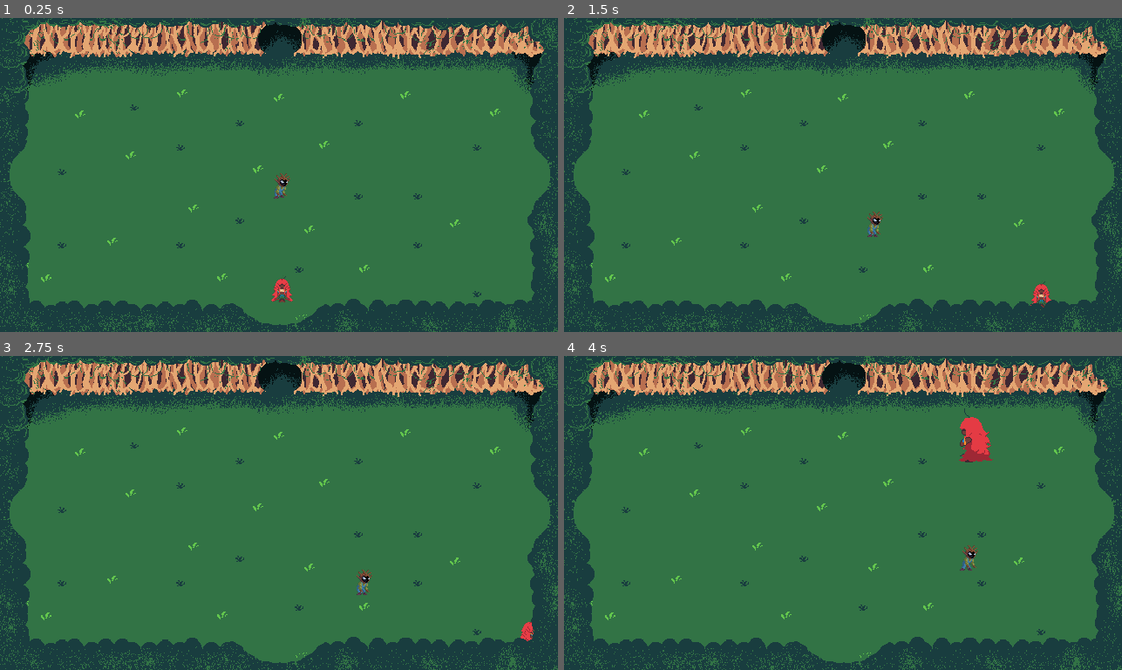
Above: before the commit, frames 1-4 (two rows, left to right).
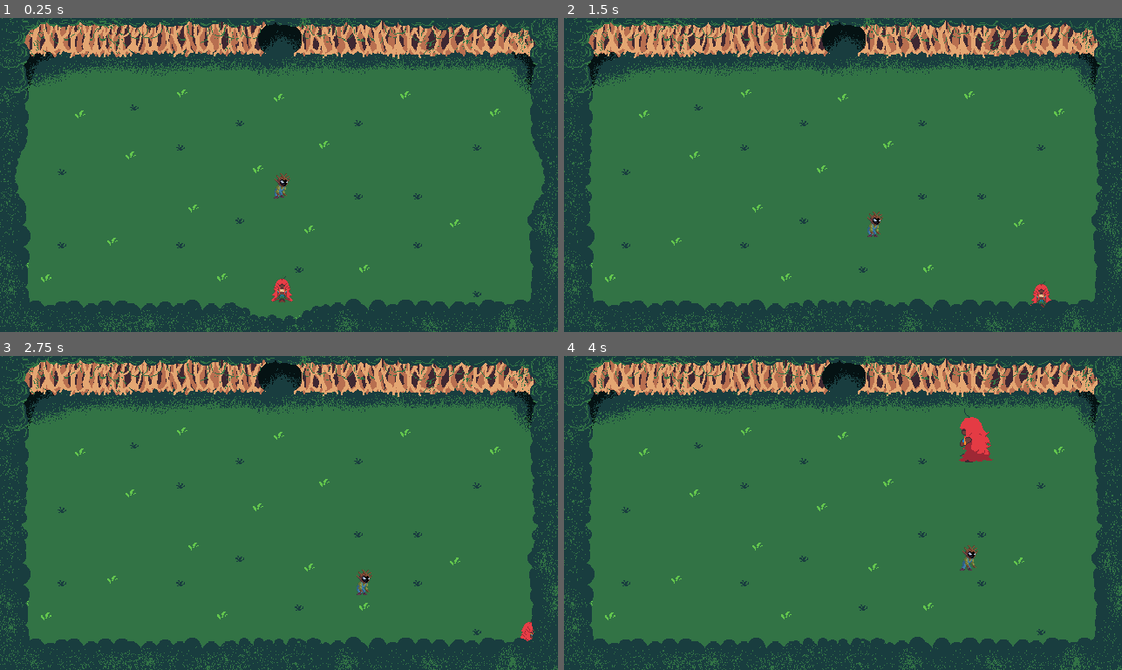
Above: after the commit, the same moments.

Repository: SamuelMTL/AmazonProject
Game: Godot game, scene res://scenes/Dungeons/dungeon.tscn
The game is run twice, just before and just after one commit, with the same random seed, the same clock (stepped at 60 frames per second) and the same inputs. This scene is started directly instead of the project's main scene. Sound files missing from this copy of the repository are replaced by a short silence.
Inputs (mouse positions are in pixels of both pictures, inside the frame that each line leads up to):
- Up to frame 1 (0.25 s): no input
- Up to frame 2 (1.5 s): move the mouse to (965, 159) at 0.52 s; hold Right (ui_right) 0.53-1.28 s; tap R (BoitataPower) at 0.6 s; move the mouse to (731, 190) at 1.27 s; hold Down (ui_down) from 1.28 s (still down); tap Q (CurupiraPower) at 1.35 s
- Up to frame 3 (2.75 s): move the mouse to (334, 443) at 2.02 s; release Down (ui_down) at 2.03 s; hold Right (ui_right) from 2.03 s (still down); tap H (Habilidades) at 2.1 s
- Up to frame 4 (4 s): move the mouse to (815, 575) at 2.77 s; release Right (ui_right) at 2.78 s; hold Up (ui_up) 2.78-3.53 s; tap E (IaraPower) at 2.85 s; move the mouse to (1010, 560) at 3.52 s; hold Left (ui_left) from 3.53 s (still down); click (1010, 560) at 3.6 s

The runs differ from the first frame. In frame 1, 0.8% of the frame differs, in the area x 1-99%, y 1-99%; in frame 2, 1.8%; in frame 3, 1.8%; in frame 4, 1.8%, in the area x 1-99%, y 2-99%.

Commit message:
animacoes das portas fechando adicionadas

Diff:
--- a/amazonproject/Scenes/Dungeons/MataDaTerraFirme/DungeonRoomMTF.tscn
+++ b/amazonproject/Scenes/Dungeons/MataDaTerraFirme/DungeonRoomMTF.tscn
@@ -1,7 +1,11 @@
-[gd_scene load_steps=11 format=3 uid="uid://ch6f2cdviwd7t"]
+[gd_scene load_steps=33 format=3 uid="uid://ch6f2cdviwd7t"]
 
 [ext_resource type="Texture2D" uid="uid://c02thxopc3ysg" path="res://assets/dungeon/Dungeon.png" id="1_7k1yu"]
+[ext_resource type="Script" path="res://Scenes/Dungeons/MataDaTerraFirme/dungeon_room_mtf.gd" id="1_45ccn"]
 [ext_resource type="Texture2D" uid="uid://bu3kb2sn1vosl" path="res://assets/dungeon/DungeonTopo.png" id="2_na5pi"]
+[ext_resource type="Texture2D" uid="uid://cpfqemgkq6wwc" path="res://assets/dungeon/dungeonSpriteSheets/Dungeon-Sheet-Bottom-door-Sheet.png" id="3_ju5qh"]
+[ext_resource type="Texture2D" uid="uid://dgjyfiwwa342n" path="res://assets/dungeon/dungeonSpriteSheets/Dungeon_sheet_left-door-Sheet.png" id="4_dx2im"]
+[ext_resource type="Texture2D" uid="uid://dijp4r3ysl0u7" path="res://assets/dungeon/dungeonSpriteSheets/Dungeon_sheet_right-door-Sheet.png" id="5_qvjs7"]
 
 [sub_resource type="RectangleShape2D" id="RectangleShape2D_bsgqi"]
 size = Vector2(293, 36)
@@ -27,7 +31,137 @@
 [sub_resource type="RectangleShape2D" id="RectangleShape2D_m5fh7"]
 size = Vector2(24.5, 82)
 
+[sub_resource type="AtlasTexture" id="AtlasTexture_ngbtd"]
+atlas = ExtResource("3_ju5qh")
+region = Rect2(2560, 0, 640, 64)
+
+[sub_resource type="AtlasTexture" id="AtlasTexture_lgi1g"]
+atlas = ExtResource("3_ju5qh")
+region = Rect2(1920, 0, 640, 64)
+
+[sub_resource type="AtlasTexture" id="AtlasTexture_p2mkn"]
+atlas = ExtResource("3_ju5qh")
+region = Rect2(1280, 0, 640, 64)
+
+[sub_resource type="AtlasTexture" id="AtlasTexture_optwy"]
+atlas = ExtResource("3_ju5qh")
+region = Rect2(640, 0, 640, 64)
+
+[sub_resource type="AtlasTexture" id="AtlasTexture_5tbc7"]
+atlas = ExtResource("3_ju5qh")
+region = Rect2(0, 0, 640, 64)
+
+[sub_resource type="SpriteFrames" id="SpriteFrames_ukau3"]
+animations = [{
+"frames": [{
+"duration": 1.0,
+"texture": SubResource("AtlasTexture_ngbtd")
+}, {
+"duration": 1.0,
+"texture": SubResource("AtlasTexture_lgi1g")
+}, {
+"duration": 1.0,
+"texture": SubResource("AtlasTexture_p2mkn")
+}, {
+"duration": 1.0,
+"texture": SubResource("AtlasTexture_optwy")
+}, {
+"duration": 1.0,
+"texture": SubResource("AtlasTexture_5tbc7")
+}],
+"loop": false,
+"name": &"bottomDoor",
+"speed": 5.0
+}]
+
+[sub_resource type="AtlasTexture" id="AtlasTexture_d17pd"]
+atlas = ExtResource("4_dx2im")
+region = Rect2(256, 0, 64, 320)
+
+[sub_resource type="AtlasTexture" id="AtlasTexture_fe878"]
+atlas = ExtResource("4_dx2im")
+region = Rect2(192, 0, 64, 320)
+
+[sub_resource type="AtlasTexture" id="AtlasTexture_svwak"]
+atlas = ExtResource("4_dx2im")
+region = Rect2(128, 0, 64, 320)
+
+[sub_resource type="AtlasTexture" id="AtlasTexture_nn38k"]
+atlas = ExtResource("4_dx2im")
+region = Rect2(64, 0, 64, 320)
+
+[sub_resource type="AtlasTexture" id="AtlasTexture_2l5yg"]
+atlas = ExtResource("4_dx2im")
+region = Rect2(0, 0, 64, 320)
+
+[sub_resource type="SpriteFrames" id="SpriteFrames_fkc7x"]
+animations = [{
+"frames": [{
+"duration": 1.0,
+"texture": SubResource("AtlasTexture_d17pd")
+}, {
+"duration": 1.0,
+"texture": SubResource("AtlasTexture_fe878")
+}, {
+"duration": 1.0,
+"texture": SubResource("AtlasTexture_svwak")
+}, {
+"duration": 1.0,
+"texture": SubResource("AtlasTexture_nn38k")
+}, {
+"duration": 1.0,
+"texture": SubResource("AtlasTexture_2l5yg")
+}],
+"loop": false,
+"name": &"leftDoor",
+"speed": 5.0
+}]
+
+[sub_resource type="AtlasTexture" id="AtlasTexture_ly5q0"]
+atlas = ExtResource("5_qvjs7")
+region = Rect2(256, 0, 64, 320)
+
+[sub_resource type="AtlasTexture" id="AtlasTexture_4cmee"]
+atlas = ExtResource("5_qvjs7")
+region = Rect2(192, 0, 64, 320)
+
+[sub_resource type="AtlasTexture" id="AtlasTexture_8vmd4"]
+atlas = ExtResource("5_qvjs7")
+region = Rect2(128, 0, 64, 320)
+
+[sub_resource type="AtlasTexture" id="AtlasTexture_ka1ud"]
+atlas = ExtResource("5_qvjs7")
+region = Rect2(64, 0, 64, 320)
+
+[sub_resource type="AtlasTexture" id="AtlasTexture_u5u3a"]
+atlas = ExtResource("5_qvjs7")
+region = Rect2(0, 0, 64, 320)
+
+[sub_resource type="SpriteFrames" id="SpriteFrames_gklcn"]
+animations = [{
+"frames": [{
+"duration": 1.0,
+"texture": SubResource("AtlasTexture_ly5q0")
+}, {
+"duration": 1.0,
+"texture": SubResource("AtlasTexture_4cmee")
+}, {
+"duration": 1.0,
+"texture": SubResource("AtlasTexture_8vmd4")
+}, {
+"duration": 1.0,
+"texture": SubResource("AtlasTexture_ka1ud")
+}, {
+"duration": 1.0,
+"texture": SubResource("AtlasTexture_u5u3a")
+}],
+"loop": false,
+"name": &"rightDoor",
+"speed": 5.0
+}]
+
 [node name="DungeonRoomMtf" type="Node2D"]
+script = ExtResource("1_45ccn")
 
 [node name="Base" type="Sprite2D" parent="."]
 position = Vector2(321, 180)
@@ -127,3 +261,23 @@
 position = Vector2(11.75, 180)
 shape = SubResource("RectangleShape2D_m5fh7")
 disabled = true
+
+[node name="BottomDoor" type="AnimatedSprite2D" parent="."]
+position = Vector2(321, 323)
+scale = Vector2(1.00312, 1.125)
+sprite_frames = SubResource("SpriteFrames_ukau3")
+animation = &"bottomDoor"
+
+[node name="LeftDoor" type="AnimatedSprite2D" parent="."]
+position = Vector2(32.5, 180)
+scale = Vector2(0.984375, 1.125)
+sprite_frames = SubResource("SpriteFrames_fkc7x")
+animation = &"leftDoor"
+frame = 4
+frame_progress = 1.0
+
+[node name="RightDoor" type="AnimatedSprite2D" parent="."]
+position = Vector2(609, 181)
+scale = Vector2(1, 1.12188)
+sprite_frames = SubResource("SpriteFrames_gklcn")
+animation = &"rightDoor"
--- /dev/null
+++ b/amazonproject/Scenes/Dungeons/MataDaTerraFirme/dungeon_room_mtf.gd
@@ -0,0 +1,3 @@
+extends Node2D
+
+@onready var animations = $AnimatedSprite2D
--- a/amazonproject/scripts/new_dungeon_generator.gd
+++ b/amazonproject/scripts/new_dungeon_generator.gd
@@ -11,6 +11,7 @@
 func _ready():
 	generate_dungeon()
 	build_dungeon()
+
 
 func _process(delta: float) -> void:
 	if Global.enemy_counter == 0:
@@ -91,6 +92,10 @@
 	# Define a posição da sala no mundo do jogo
 	room.position = Vector2(x * 640, y * 360)
 
+	var bottom_animations = room.get_node("BottomDoor")
+	var left_animations = room.get_node("LeftDoor")
+	var right_animations = room.get_node("RightDoor")
+
 	spawn_enemy(room)
 	# Configuração das colisões das portas e paredes
 	# Se há uma sala no topo, desativa a parede e ativa a porta, senão, mantém fechada
@@ -104,8 +109,15 @@
 
 	# Tratamento especial para a primeira sala
 	if is_first_room:
-		# A primeira sala sempre tem a saída aberta na parte de baixo
+
+		room.get_node("Top/CollisionShape2D").disabled = has_top
+		room.get_node("Left/CollisionShape2D").disabled = has_left
+		room.get_node("Right/CollisionShape2D").disabled = has_right
 		room.get_node("Bottom/CollisionShape2D").disabled = true
+		bottom_animations.play("bottomDoor")
+		left_animations.play("leftDoor")
+		right_animations.play("rightDoor")
+
 
 	else:
 		# Para as demais salas, ativamos ou desativamos portas e paredes conforme a necessidade
Binary file added: amazonproject/assets/dungeon/dungeonSpriteSheets/Dungeon-Sheet-Bottom-door-Sheet.png
Not shown, added: amazonproject/assets/dungeon/dungeonSpriteSheets/Dungeon-Sheet-Bottom-door-Sheet.png.import
Binary file added: amazonproject/assets/dungeon/dungeonSpriteSheets/Dungeon-Sheet-Bottom-door.aseprite
Binary file added: amazonproject/assets/dungeon/dungeonSpriteSheets/Dungeon_sheet_left-door-Sheet.png
Not shown, added: amazonproject/assets/dungeon/dungeonSpriteSheets/Dungeon_sheet_left-door-Sheet.png.import
Binary file added: amazonproject/assets/dungeon/dungeonSpriteSheets/Dungeon_sheet_left-door.aseprite
Binary file added: amazonproject/assets/dungeon/dungeonSpriteSheets/Dungeon_sheet_right-door-Sheet.png
Not shown, added: amazonproject/assets/dungeon/dungeonSpriteSheets/Dungeon_sheet_right-door-Sheet.png.import
Binary file added: amazonproject/assets/dungeon/dungeonSpriteSheets/Dungeon_sheet_right-door.aseprite
Not shown, changed: .DS_Store
Not shown, added: amazonproject/assets/.DS_Store
Not shown, added: amazonproject/assets/dungeon/.DS_Store
